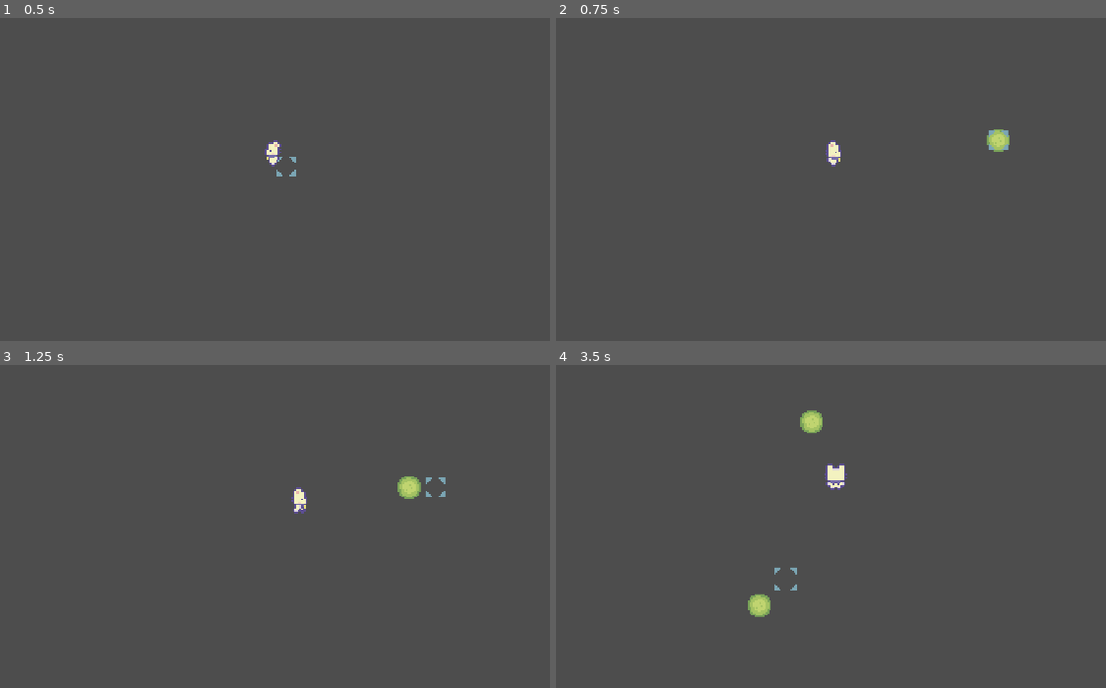
Above: before the commit, frames 1-4 (two rows, left to right).
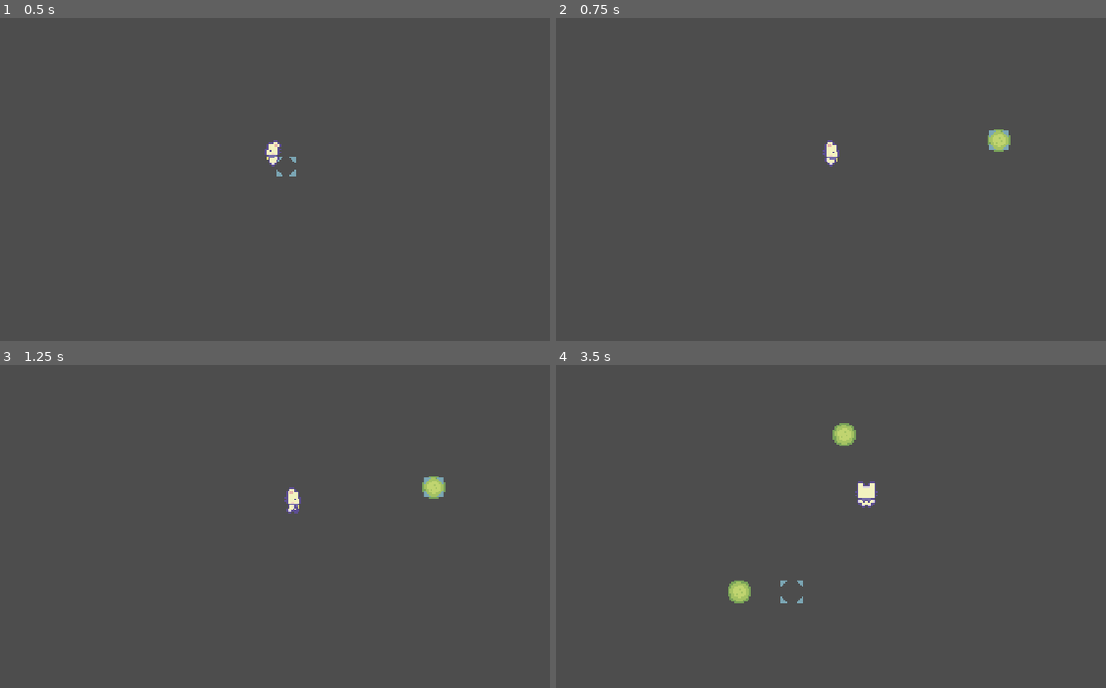
Above: after the commit, the same moments.

Repository: farkar1208/OrsoerXueXues-Basic-World
Game: Godot game, scene res://world.tscn
Same seed, same stepped clock (60 frames per second), same inputs: the game is played once before the commit and once after it.
Inputs (mouse positions are in pixels of both pictures, inside the frame that each line leads up to):
- Up to frame 1 (0.5 s): no input
- Up to frame 2 (0.75 s): tap Enter at 0.5 s; move the mouse to (1001, 131) at 0.52 s; hold Right (ui_right) from 0.53 s (still down); tap F (user_F) at 0.6 s; click (1001, 131) at 0.67 s
- Up to frame 3 (1.25 s): keep holding Right (ui_right)
- Up to frame 4 (3.5 s): move the mouse to (671, 523) at 1.27 s; release Right (ui_right) at 1.28 s; hold Down (ui_down) 1.28-2.03 s; tap F (user_F) at 1.35, 2.1, 2.85 s; move the mouse to (908, 403) at 2.02 s; hold Right (ui_right) 2.03-2.78 s; move the mouse to (787, 587) at 2.77 s; hold Up (ui_up) from 2.78 s (still down); click (787, 587) at 2.92 s

Frame 1 is identical in both runs. In frame 2, 0.2% of the frame differs, in the area x 48-83%, y 34-47%; in frame 3, 0.7%; in frame 4, 1.6%, in the area x 31-59%, y 14-79%.

Commit message:
Fixed some bugs

Diff:
--- a/gds/attention.gd
+++ b/gds/attention.gd
@@ -16,7 +16,3 @@
 
 func init():
 	id = camera.set_camera(self.global_position,weight)
-
-func remove():
-	camera.remove_camera(id)
-	id = -1
--- a/gds/camera_2d.gd
+++ b/gds/camera_2d.gd
@@ -1,6 +1,6 @@
 extends Camera2D
 
-var camera_friction = 4.0
+var camera_friction = 1.0
 # Called when the node enters the scene tree for the first time.
 func _ready() -> void:
 	pass # Replace with function body.
@@ -8,5 +8,5 @@
 
 # Called every frame. 'delta' is the elapsed time since the previous frame.
 func _process(delta: float) -> void:
-	global_position += (camera.camera_goal_position - global_position) * camera_friction * delta
+	global_position += (camera.camera_goal_position - global_position) * delta / camera_friction * 2
 	pass
--- a/gds/character_body_2d.gd
+++ b/gds/character_body_2d.gd
@@ -2,7 +2,7 @@
 
 
 const SPEED = 300.0
-const FRICTION = 0.4
+const FRICTION = 1
 var face_direction = Vector2(0,0)
 var direction
 
--- a/glb/camera.gd
+++ b/glb/camera.gd
@@ -1,24 +1,24 @@
 extends Node
 
-var weight_sum = 0.0
+var weight_sum
 @export var camera_set = []
 @export var camera_goal_position = Vector2(0,0)
 
 
 func set_camera(lc: Vector2,weight: float) -> int:
 	camera_set.push_back({'lc':lc,'weight':weight})
-	weight_sum = weight_sum + weight
 	return camera_set.size() - 1
 
-func remove_camera(index: int):
-	var camera = camera_set.pop_at(index)
-	weight_sum = weight_sum - camera['weight']
+#BUG: It will lead to a Index-not-match ploblem
+#func remove_camera(index: int):
+	#var camera = camera_set.pop_at(index)
+	#weight_sum = weight_sum - camera['weight']
 
 func _process(delta: float) -> void:
-	if weight_sum == 0:
-		camera_goal_position = Vector2(0,0)
-		return
+	weight_sum = 0
 	var i = Vector2(0,0)
 	for j in camera_set:
 		i += j.lc * j.weight
+		assert(j.weight>=0,'ERROR:Attentions weight can NOT be a negative number')
+		weight_sum += j.weight
 	camera_goal_position = i / weight_sum
Not shown: 1 places in controler.tscn that only renumber resources
Not shown: 1 places in world.tscn that only renumber resources
